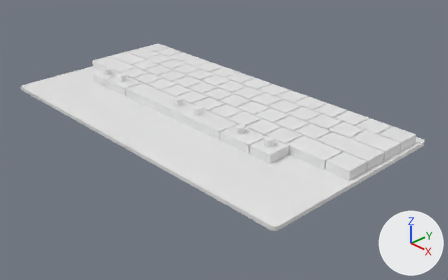
The Blender file [2026] break the wall or bring the war/Untitled.blend as it was, and as the next commit left it.
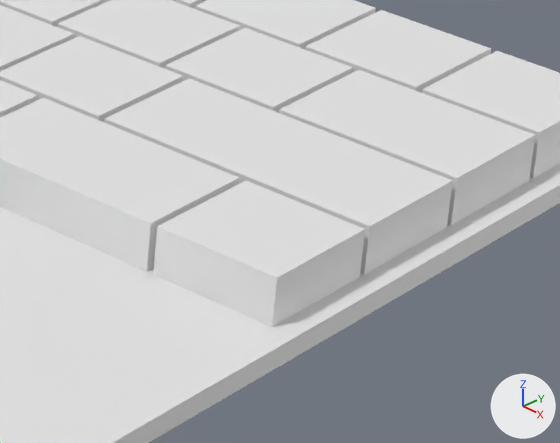
The first picture shows the older version from a camera (50 mm lens) standing at (0.34, -0.281, 0.198) and looking at (0.009, 0.032, -0.025). The close-ups show the older and then the newer version on the part from 66% to 91% of the width and 42% to 73% of the height of that picture. Only the edits that show in the close-ups are written down. The lights are fixed; the arrows at lower right show +X, +Y and +Z.
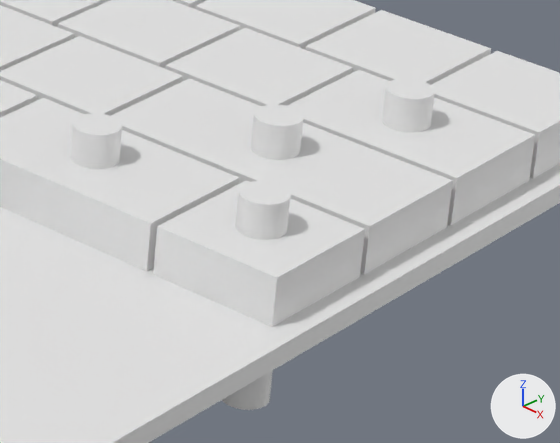
The change in detail:
Object 'Cylinder.013' (ob_cylinder_013) is new; it shows a copy of the mesh of ob_cylinder_005.
Its location is (0.1323, 0.0588, 0.0).
Object 'Cylinder.011' (ob_cylinder_011) is new; it shows a copy of the mesh of ob_cylinder_005.
Its location is (0.125, 0.0392, 0.0).
Object 'Cylinder.008' (ob_cylinder_008) is new; it shows a copy of the mesh of ob_cylinder_005.
Its location is (0.1372, 0.0196, 0.0).
Object 'Cylinder.007' (ob_cylinder_007) is new; it shows a copy of the mesh of ob_cylinder_005.
Its location is (0.1102, 0.0196, 0.0).

Where the change shows, as pixel boxes (x1, y1, x2, y2) in the close-ups (560 x 443 px):
'Cylinder.008', added
    after: (222, 181, 291, 410)
'Cylinder.007', added
    after: (70, 113, 122, 169)
'Cylinder.011', added
    after: (251, 105, 304, 160)
'Cylinder.013', added
    after: (382, 78, 435, 133)
